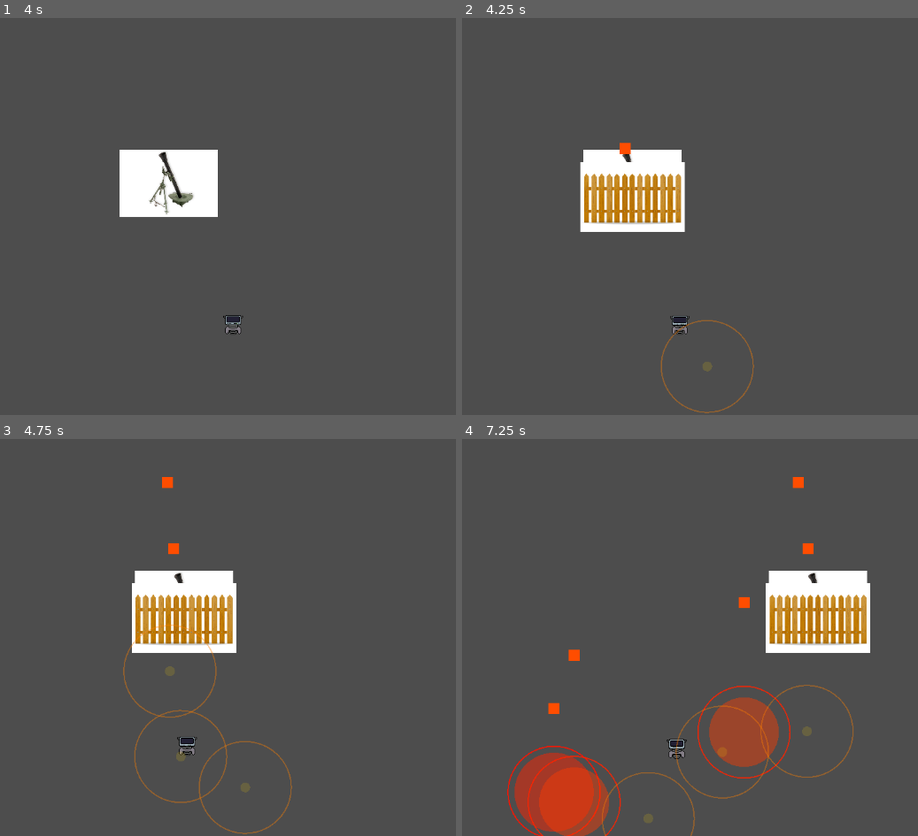
Above: before the commit, frames 1-4 (two rows, left to right).
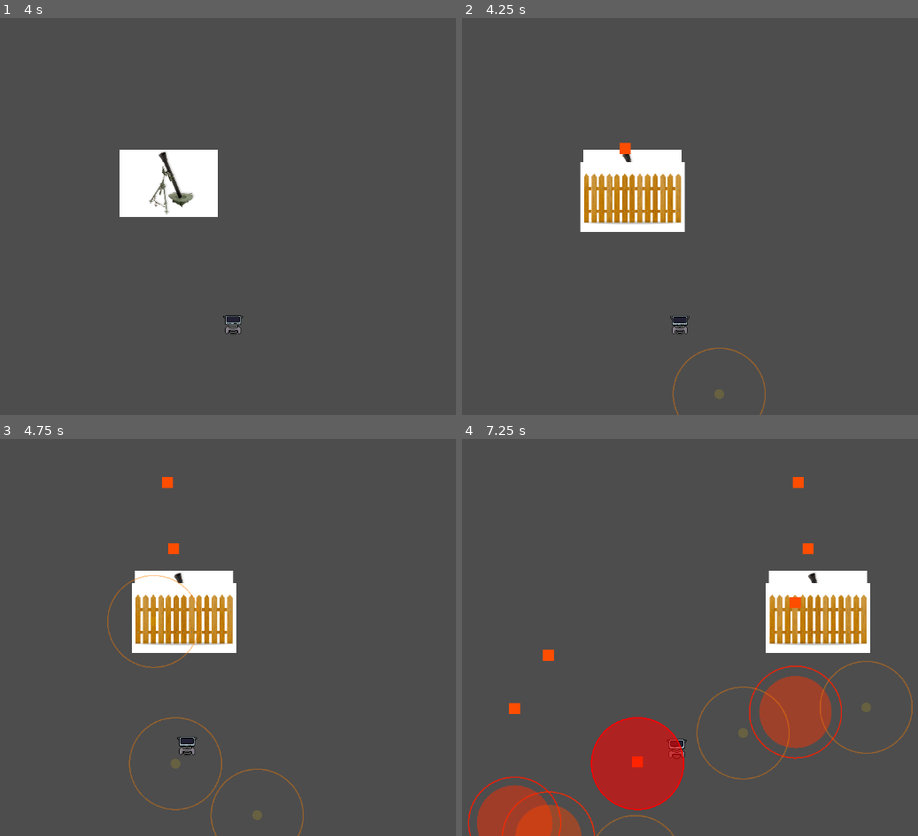
Above: after the commit, the same moments.

Repository: TheBlob35/Clanker-game
Game: Godot game, scene res://Boss Fights/Fight 1/Fight1.tscn
Two runs of this game, one before a commit and one after it. Both use one fixed random seed, a clock stepped at 60 frames per second and the inputs below. This scene is started directly instead of the project's main scene.
Inputs:
- Up to frame 1 (4 s): tap Enter at 0.5 s; hold D (Right) 0.53-1.28 s; hold S (Down) 1.28-2.03 s; hold D (Right) 2.03-2.78 s; hold W (Up) 2.78-3.53 s; hold A (Left) from 3.53 s (still down)
- Up to frame 2 (4.25 s): keep holding A (Left)
- Up to frame 3 (4.75 s): keep holding A (Left)
- Up to frame 4 (7.25 s): release A (Left) at 5.03 s; hold S (Down) 5.03-5.78 s; hold D (Right) 5.78-6.53 s; hold W (Up) from 6.53 s (still down)

Frame 1 is identical in both runs. In frame 2, 0.4% of the frame differs, in the area x 43-67%, y 76-100%; in frame 3, 1.4%; in frame 4, 13%, in the area x 1-99%, y 39-100%.

Commit message:
Phase 3 skeleton

Diff:
--- a/clanker-game/Bosses/Boss 1/boss.gd
+++ b/clanker-game/Bosses/Boss 1/boss.gd
@@ -1,6 +1,6 @@
 extends CharacterBody2D
 
-enum Phase { ONE, TWO }
+enum Phase { ONE, TWO, THREE }
 enum MoveState { SWEEP_A, SWEEP_B, CENTERING, RELOADING }
 
 const PHASE_TWO_THRESHOLD = 0.66
@@ -57,6 +57,8 @@
 			_phase_one(delta)
 		Phase.TWO:
 			_phase_two(delta)
+		Phase.THREE:
+			_phase_three(delta)
 
 # --- Phase 1: stationary, shoots directly at player ---
 
@@ -127,6 +129,11 @@
 				velocity.x = move_toward(velocity.x, sign(dist) * MOVE_SPEED, ACCELERATION * delta)
 				move_and_slide()
 
+func _phase_three(delta):
+	# TODO: movement (faster sweeps?)
+	# TODO: attack pattern
+	pass
+
 func _start_sweep():
 	_sweep_time = randf_range(2, 3.5)
 	_sweep_dir = [-1, 1].pick_random()
@@ -150,9 +157,10 @@
 func _shoot_mortar():
 	var bullet = MORTAR_BULLET.instantiate()
 	bullet.target_pos = player.global_position + Vector2(
-		randf_range(-220.0, 220.0),
-		randf_range(-150.0, 150.0)
+		randf_range(-320.0, 320.0),
+		randf_range(-250.0, 250.0)
 	)
+
 	bullet.damage = 30
 	get_parent().add_child(bullet)
 	bullet.global_position = barrel.global_position
@@ -170,6 +178,8 @@
 	print("Boss HP: ", current_hp)
 	if current_hp <= max_hp * (1.0 - PHASE_TWO_THRESHOLD) and current_phase == Phase.ONE:
 		_enter_phase_two()
+	if current_hp <= max_hp * (1.0 - PHASE_THREE_THRESHOLD) and current_phase == Phase.TWO:
+		_enter_phase_three()
 	if current_hp <= 0:
 		die()
 
@@ -178,6 +188,11 @@
 	print("Phase 2!")
 	# TODO: play transition animation/sound
 
+
+func _enter_phase_three():
+	current_phase = Phase.THREE
+	# TODO: reset state, play transition animation/sound
+
 func die():
 	print("Boss defeated!")
 	# TODO: trigger win condition
